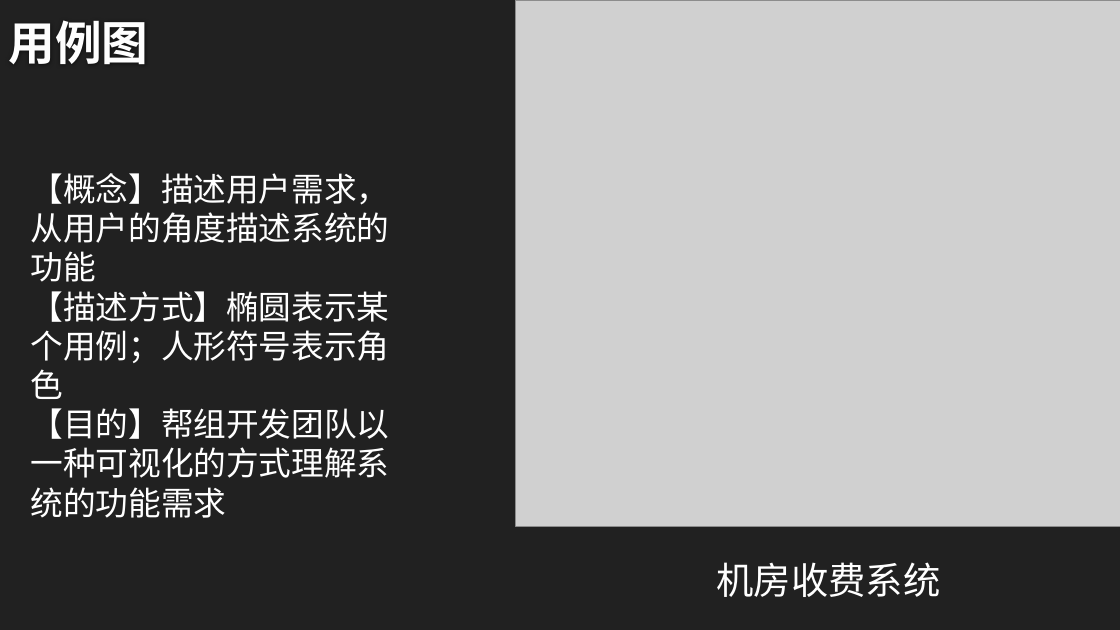
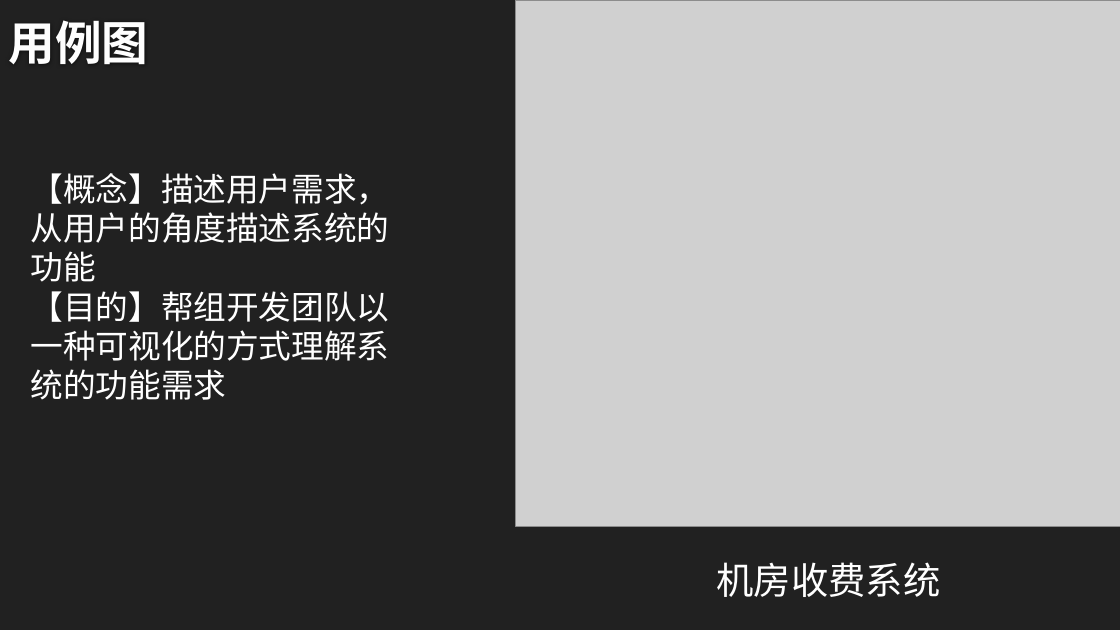
Before and after one commit to twn422/PRD2017, a slide deck: slide 13 of PRD-2017-G24/STW/非受控文件/翻转课堂作业/UML概述/UML概述.pptx (slide 12 before the commit). Drawn at 1120x630 pixels with LibreOffice and Linux fonts; fonts in the diff are those of the drawing; grey boxes stand for pictures; background and template pictures are left out. Boxes give left, top, right and bottom in pixels: in the first picture for what was removed or moved away, otherwise in the second. Text is boxed around its words. In the diff, an @@ line names an element or a change of style, - is before the commit and + after.

```diff
--- a/PRD-2017-G24/STW/非受控文件/翻转课堂作业/UML概述/UML概述.pptx
+++ b/PRD-2017-G24/STW/非受控文件/翻转课堂作业/UML概述/UML概述.pptx
@@ text at bbox=[31, 291, 390, 399]: paragraph removed @@
-【描述方式】椭圆表示某个用例；人形符号表示角色
```
Also in this commit, not shown: 9 other slides changed, 2 slides added, 4 other files.
